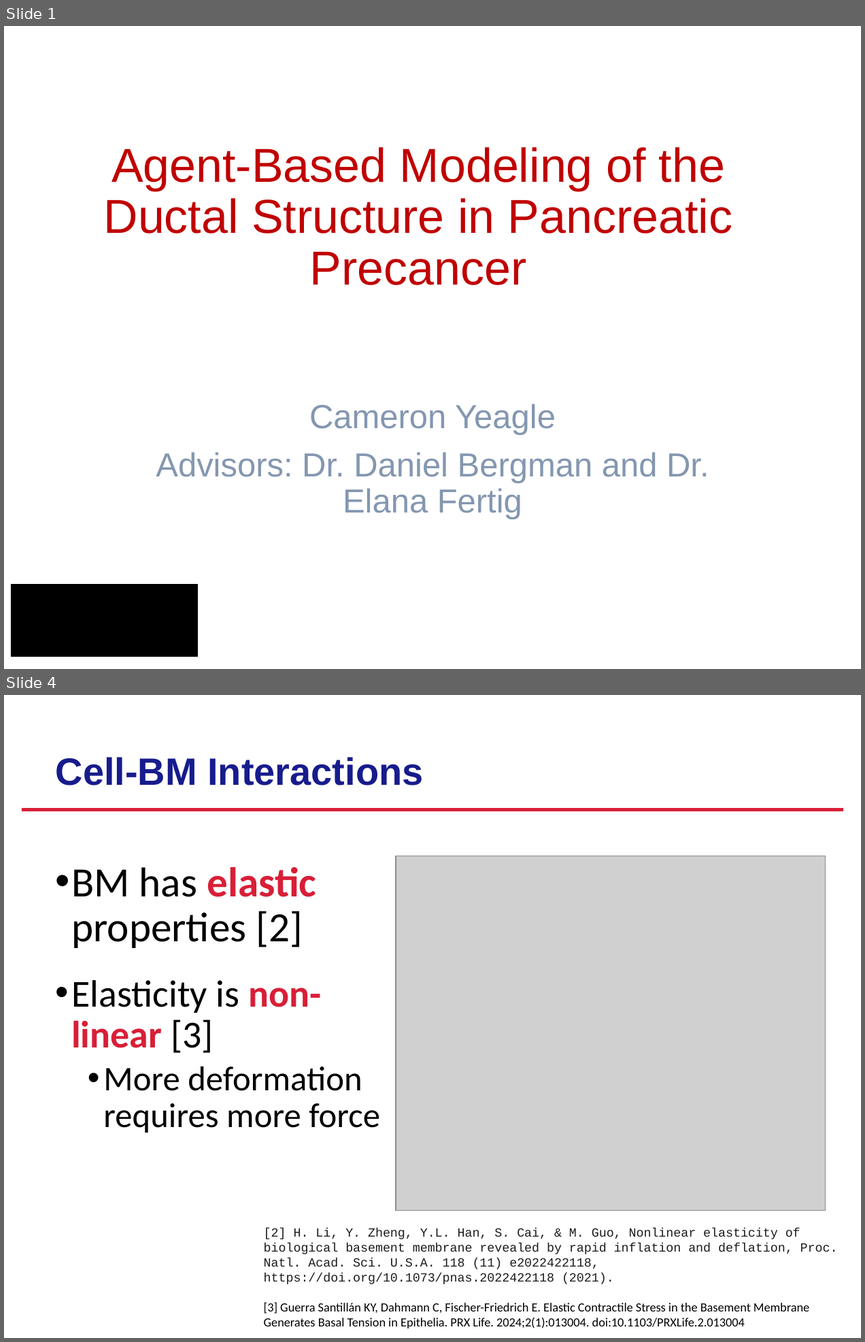
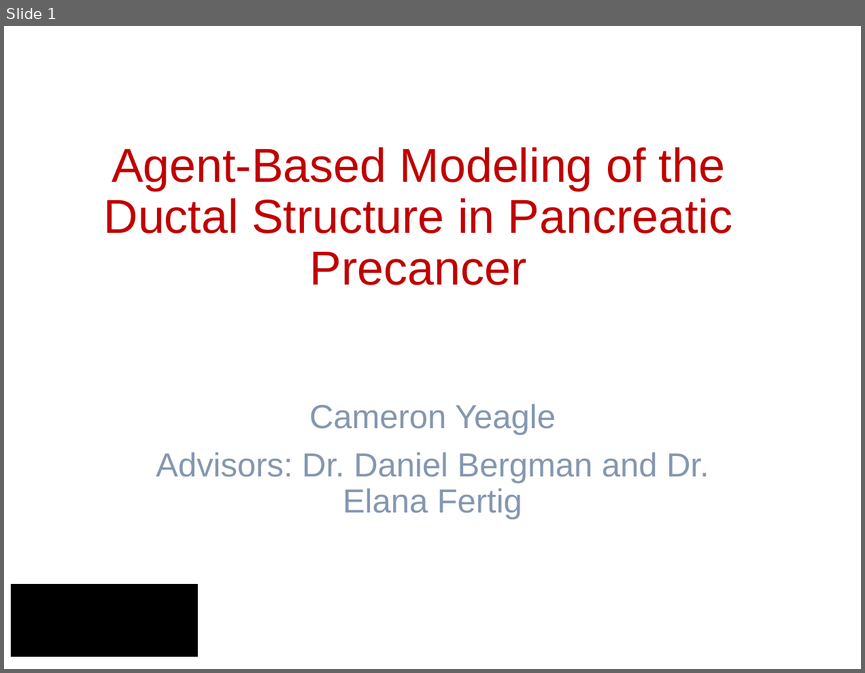
Before and after one commit to yeaglec/Pancreatic-Duct-Project, a slide deck: Presentation/Project_Update_(8-12).pptx. Shown one above the other, each under a label of ours: slides 1 and 4 before the commit, slide 1 after it; the slides between them are not shown. The pictures are 865x1342 and 865x673 pixels, drawn with LibreOffice and Linux fonts; fonts in the diff are those of the drawing; grey boxes stand for pictures; background and template pictures are left out. Boxes give left, top, right and bottom in pixels: in the first picture for what was removed or moved away, otherwise in the second. Text is boxed around its words. In the diff, an @@ line names an element or a change of style, - is before the commit and + after.

```diff
--- a/Presentation/Project_Update_(8-12).pptx
+++ b/Presentation/Project_Update_(8-12).pptx
@@ slide 4 removed at (4, 695, 861, 1338), background picture (left out) @@
@@ title removed at (56, 757, 423, 785) @@
-Cell-BM Interactions
@@ line removed from (22, 810) to (843, 810) @@
@@ picture removed at (396, 856, 825, 1210) @@
@@ text removed at (71, 867, 380, 1133) @@
-• BM has elastic properties [2]
-• Elasticity is non-linear [3]
-  • More deformation requires more force
@@ text removed at (264, 1227, 838, 1328) @@
-[2] H. Li, Y. Zheng, Y.L. Han, S. Cai, & M. Guo, Nonlinear elasticity of biological basement membrane revealed by rapid inflation and deflation, Proc. Natl. Acad. Sci. U.S.A. 118 (11) e2022422118, https://doi.org/10.1073/pnas.2022422118 (2021).
-[3] Guerra Santillán KY, Dahmann C, Fischer-Friedrich E. Elastic Contractile Stress in the Basement Membrane Generates Basal Tension in Epithelia. PRX Life. 2024;2(1):013004. doi:10.1103/PRXLife.2.013004
```
Also in this commit, not shown: 3 slides added, 6 other slides removed, 47 other files.
